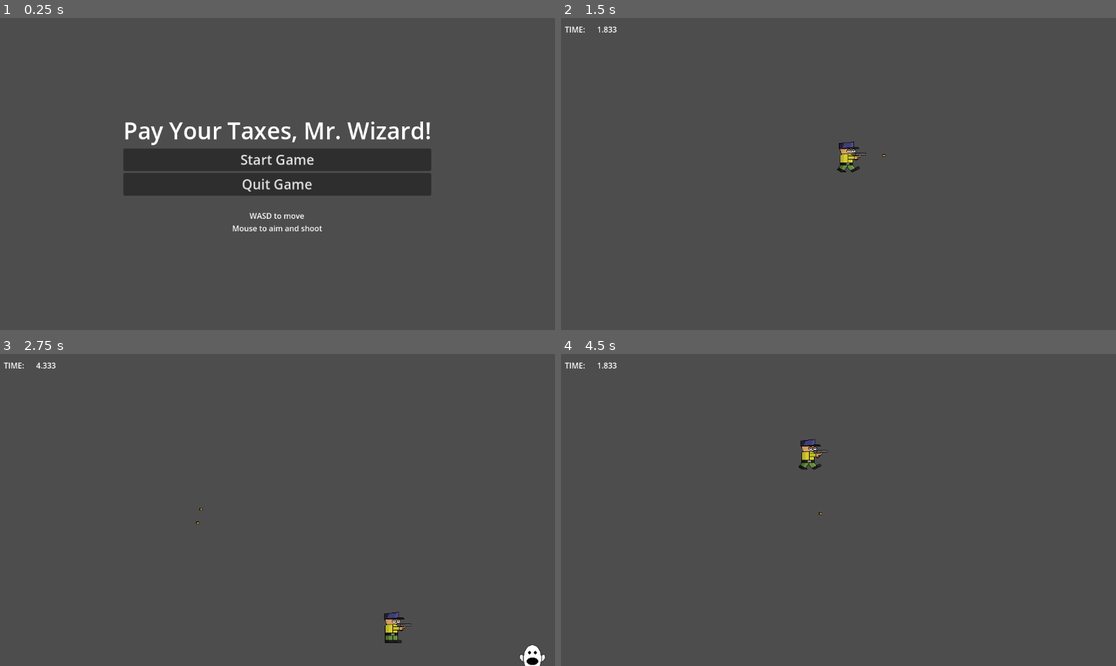
Above: before the commit, frames 1-4 (two rows, left to right).
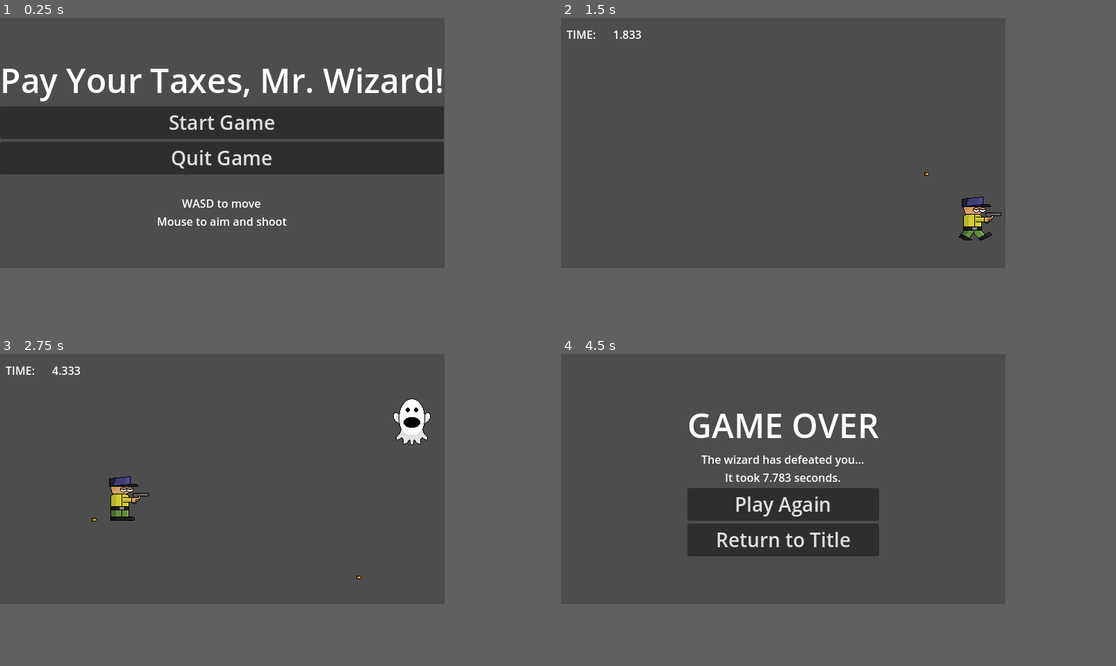
Above: after the commit, the same moments.

Repository: BriarLeaves/gun-wizard-loop-game
Game: Godot game, scene res://start_menu.tscn
Two runs of this game, one before a commit and one after it. Both use one fixed random seed, a clock stepped at 60 frames per second and the inputs below. The engine's default icon, where the game draws it, is replaced by a stand-in: a white triangle on a blue panel in a dark square. Sound files missing from this copy of the repository are replaced by a short silence.
Inputs (mouse positions are in pixels of both pictures, inside the frame that each line leads up to):
- Up to frame 1 (0.25 s): no input
- Up to frame 2 (1.5 s): click "Start Game" at 0.5 s; tap Enter at 1.25 s; move the mouse to (960, 158) at 1.27 s; hold D (move_right) from 1.28 s (still down); click (960, 158) at 1.35 s
- Up to frame 3 (2.75 s): move the mouse to (166, 525) at 2.02 s; release D (move_right) at 2.03 s; hold S (move_down) from 2.03 s (still down); click (166, 525) at 2.1 s
- Up to frame 4 (4.5 s): move the mouse to (894, 441) at 2.77 s; release S (move_down) at 2.78 s; hold D (move_right) 2.78-3.5 s; click (894, 441) at 2.85 s; click (838, 528) at 3.5 s, where only the run before the commit has a clickable "Play Again"; move the mouse to (810, 572) at 4.27 s; hold W (move_up) from 4.28 s (still down); click (810, 572) at 4.35 s
In our replay, the window is 799x449 before the commit and 640x360 after it. These sizes can differ from the game's own. Grey fills any space a smaller window leaves; there, only what the larger window draws over its background counts as a difference.

The runs differ from the first frame. In frame 1, 19% of the frame differs, in the area x 0-80%, y 15-69%; in frame 2, 1.1%; in frame 3, 1.9%; in frame 4, 9.2%.

Commit message:
Changed resolution settings

Diff:
--- a/gun-wizard-loop-game/project.godot
+++ b/gun-wizard-loop-game/project.godot
@@ -19,6 +19,13 @@
 
 AudioManager="*res://audio_manager.gd"
 GameManager="*res://game_manager.gd"
+
+[display]
+
+window/size/viewport_width=640
+window/size/viewport_height=360
+window/stretch/mode="viewport"
+window/stretch/scale_mode="integer"
 
 [input]
 
@@ -55,3 +62,7 @@
 2d_physics/layer_3="Enemies"
 2d_physics/layer_4="EvilBullet"
 2d_physics/layer_5="Wall"
+
+[rendering]
+
+2d/snap/snap_2d_transforms_to_pixel=true
